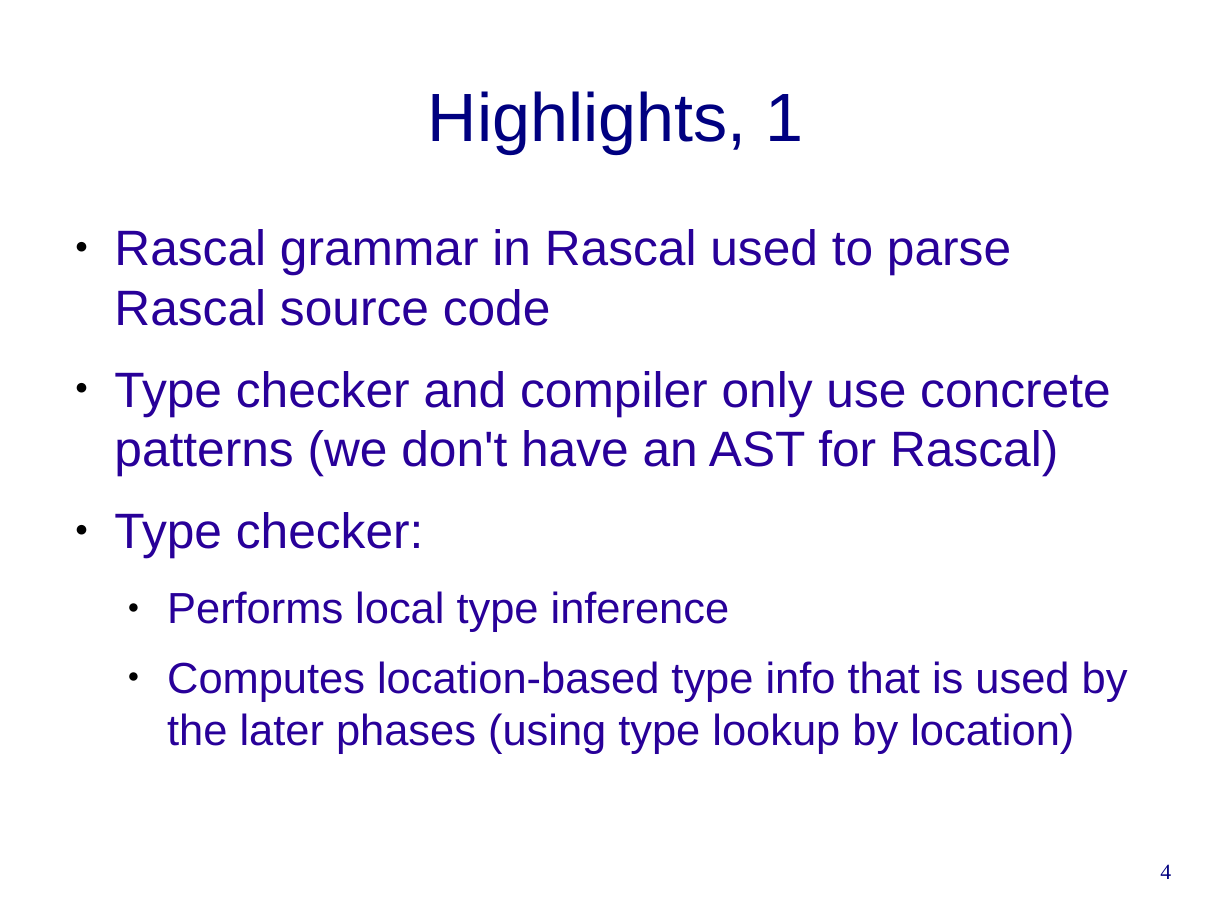
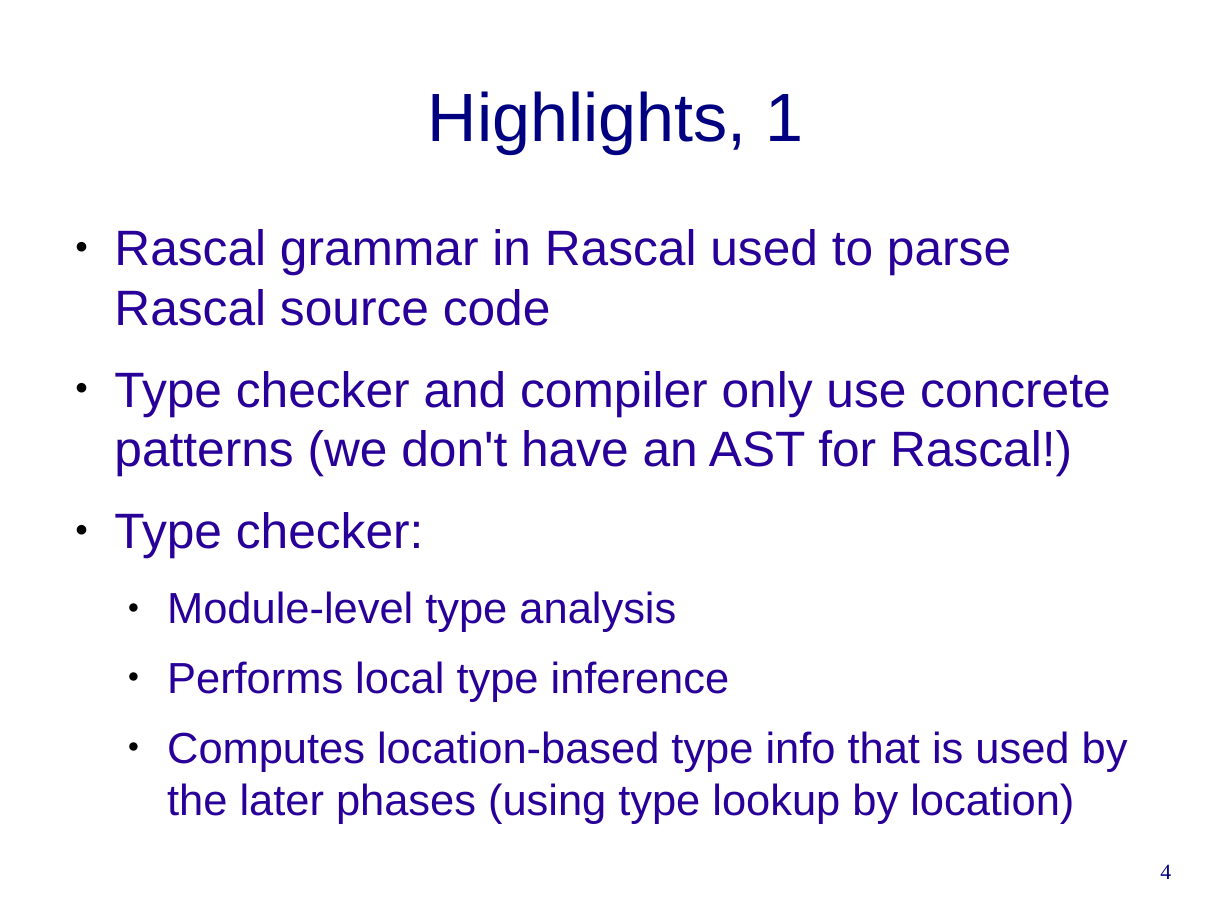
Before and after one commit to cwi-swat/rascal-course-pldi-2015, a slide deck: slide 4 of presentations/Rascal-compiler.odp. Drawn at 1232x924 pixels with LibreOffice and Linux fonts; fonts in the diff are those of the drawing; background and template pictures are left out. Boxes give left, top, right and bottom in pixels: in the first picture for what was removed or moved away, otherwise in the second. Text is boxed around its words. In the diff, an @@ line names an element or a change of style, - is before the commit and + after.

```diff
--- a/presentations/Rascal-compiler.odp
+++ b/presentations/Rascal-compiler.odp
@@ text at <box>114,371,1110,476</box>: text changed @@
-● Type checker and compiler only use concrete patterns (we don't have an AST for Rascal)
+● Type checker and compiler only use concrete patterns (we don't have an AST for Rascal!)
@@ text at <box>167,591,676,632</box>: paragraph added @@
+  ● Module-level type analysis
```
Also in this commit, not shown: 2 other slides changed, 1 other file.
